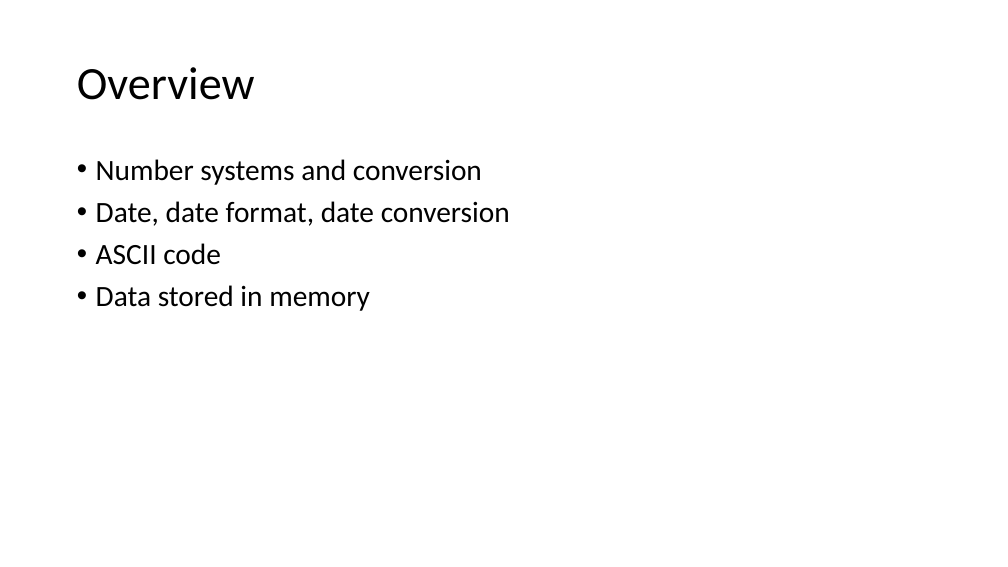
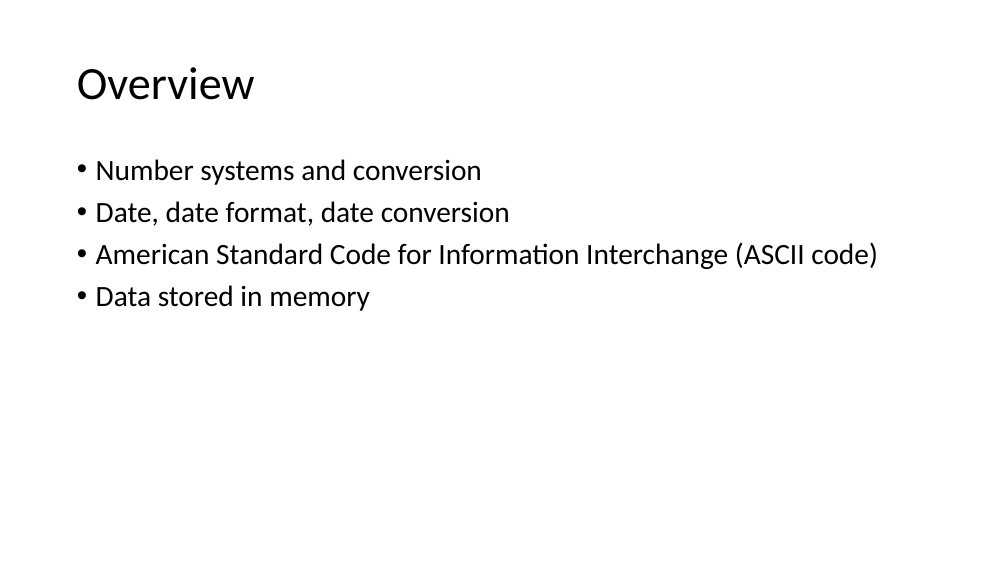
Before and after one commit to frankwxu/digital-forensics-lab, a slide deck: slide 2 of Basic_Computer_Skills_for_Forensics/0_Number_Systems.pptx. Drawn at 1008x567 pixels with LibreOffice and Linux fonts; fonts in the diff are those of the drawing; background and template pictures are left out. Boxes give left, top, right and bottom in pixels: in the first picture for what was removed or moved away, otherwise in the second. Text is boxed around its words. In the diff, an @@ line names an element or a change of style, - is before the commit and + after.

```diff
--- a/Basic_Computer_Skills_for_Forensics/0_Number_Systems.pptx
+++ b/Basic_Computer_Skills_for_Forensics/0_Number_Systems.pptx
@@ text at (x1=96, y1=242, x2=878, y2=269): text changed @@
-• ASCII code
+• American Standard Code for Information Interchange (ASCII code)
```
Also in this commit, not shown: 7 other slides changed, 1 other file.
